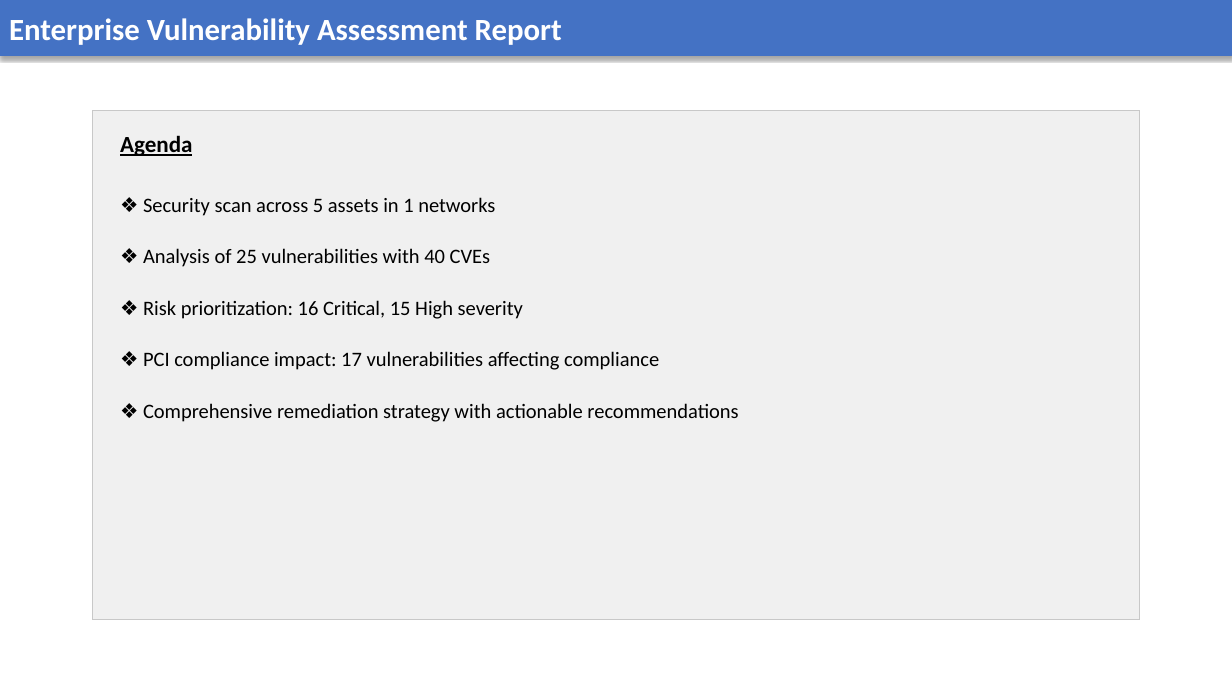
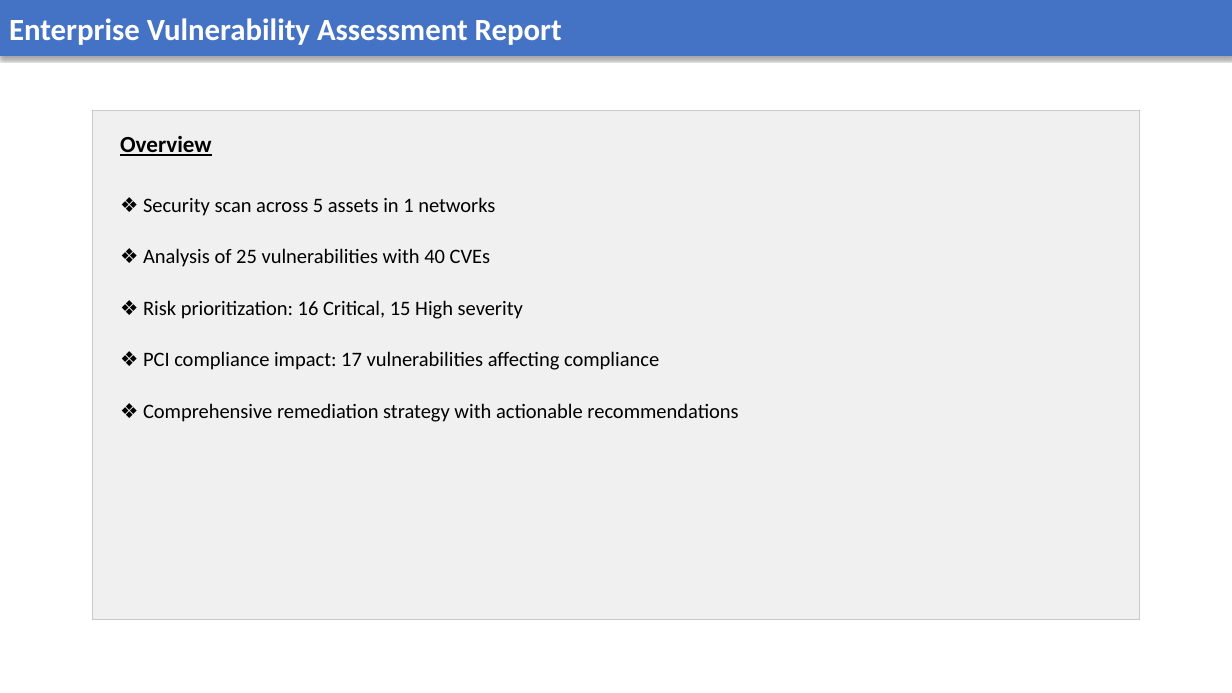
Before and after one commit to AnekantEmployee/vms_automation, a slide deck: slide 1 of vms_ppt/Test Report 2.pptx. Drawn at 1232x693 pixels with LibreOffice and Linux fonts; fonts in the diff are those of the drawing. Boxes give left, top, right and bottom in pixels: in the first picture for what was removed or moved away, otherwise in the second. Text is boxed around its words. In the diff, an @@ line names an element or a change of style, - is before the commit and + after.

```diff
--- a/vms_ppt/Test Report 2.pptx
+++ b/vms_ppt/Test Report 2.pptx
@@ text in rectangle at (x1=120, y1=136, x2=212, y2=156): text changed @@
-Agenda
+Overview
```
Also in this commit, not shown: 8 other slides changed, 3 slides added, 3 slides removed, 8 other files.
